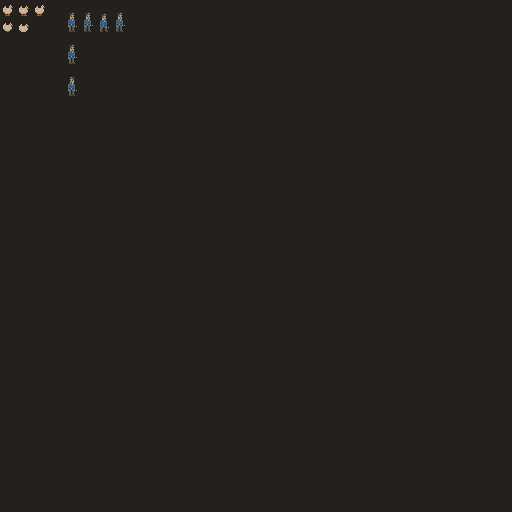
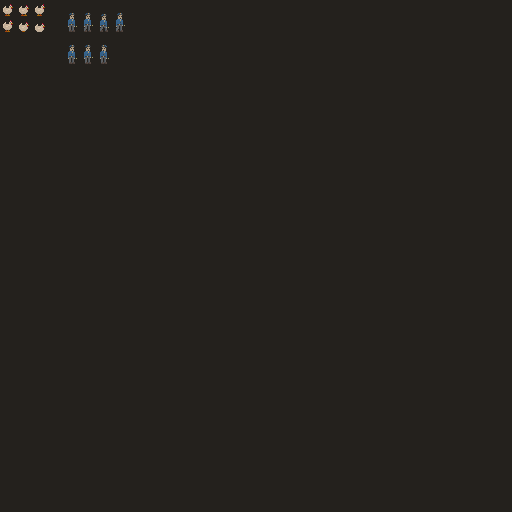
Layered file, before and after one edit (512 x 512). Changes by layer:
renamed "Layer 17" to "Layer 19", painted on it over [74, 45, 109, 64]
removed layer "Layer 16" from group "Guard" over [68, 45, 109, 96]
removed layer "Layer 7" from group "Chicken" over [3, 20, 45, 32]
added layer "Layer 21" in group "Chicken" over [3, 20, 13, 32]
added layer "Layer 20" in group "Chicken" over [3, 20, 45, 32]
